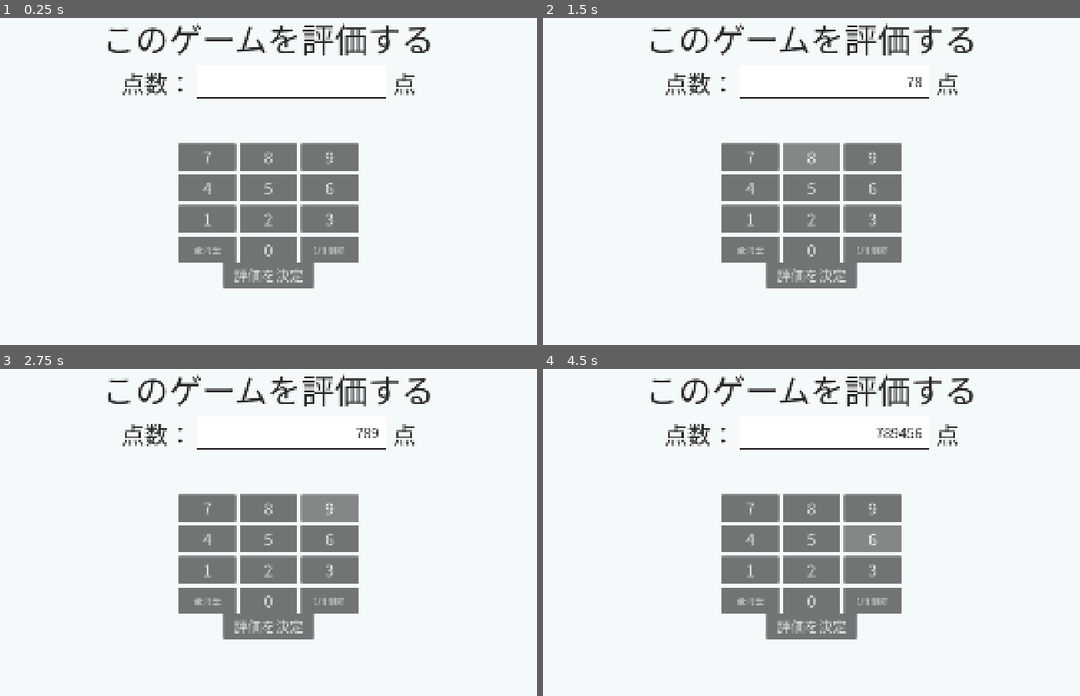
Above: before the commit, frames 1-4 (two rows, left to right).
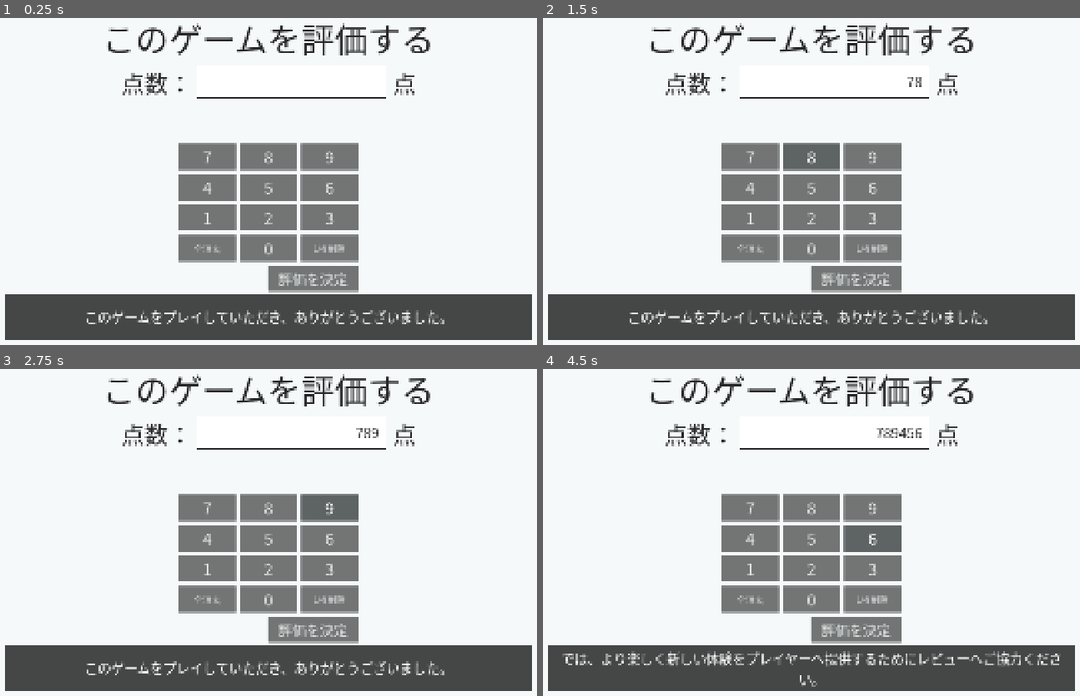
Above: after the commit, the same moments.

Repository: ProteinKoyama/metajam
Game: Godot game, scene res://evaluation_screen.tscn
Two runs of this game, one before a commit and one after it. Both use one fixed random seed, a clock stepped at 60 frames per second and the inputs below. This scene is started directly instead of the project's main scene.
Inputs:
- Up to frame 1 (0.25 s): no input
- Up to frame 2 (1.5 s): click "7" at 0.5 s; click "8" at 1.25 s
- Up to frame 3 (2.75 s): click "9" at 2 s
- Up to frame 4 (4.5 s): click "4" at 2.75 s; click "5" at 3.5 s; click "6" at 4.25 s

The runs differ from the first frame. In frame 1, 17% of the frame differs, in the area x 0-100%, y 40-99%; in frame 2, 17%; in frame 3, 17%; in frame 4, 18%.

Commit message:
Add narrated evaluation results and tidy project settings

Diff:
--- a/evaluation_screen.gd
+++ b/evaluation_screen.gd
@@ -4,7 +4,10 @@
 
 const MAX_SCORE_TEXT := "9223372036854775807"
 const NARRATOR_PATH := "res://narrator.json"
+const SUBTITLE_SECONDS: float = 4.0
 var score_digits: String = ""
+var rating_confirmed: bool = false
+var narrator_lines: Dictionary = {}
 
 @onready var score_value: Label = $Form/Score/Value
 @onready var keypad: GridContainer = $Keypad
@@ -22,13 +25,28 @@
 	confirm.pressed.connect(_confirm_rating)
 	var lines: Variant = JSON.parse_string(FileAccess.get_file_as_string(NARRATOR_PATH))
 	if lines is Dictionary:
-		var request: Variant = lines.get("evaluation_request")
-		if request is String and not request.is_empty():
-			narrator_line.text = request
+		narrator_lines = lines
+	_play_narrator_lines("evaluation_request")
+
+
+func _play_narrator_lines(key: String) -> void:
+	var lines: Variant = narrator_lines.get(key)
+	if not lines is Array:
+		return
+
+	for line in lines:
+		if line is String and not line.is_empty():
+			narrator_line.text = line
 			narrator.show()
+			await get_tree().create_timer(SUBTITLE_SECONDS).timeout
+			if key == "evaluation_request" and rating_confirmed:
+				return
+	narrator.hide()
 
 
 func _on_key_pressed(key: Button) -> void:
+	if rating_confirmed:
+		return
 	match key.name:
 		&"Clear":
 			score_digits = ""
@@ -49,17 +67,32 @@
 
 
 func _confirm_rating() -> void:
-	if ending_blackout.visible:
+	if rating_confirmed:
 		return
 	if score_digits.is_empty():
 		status.text = "点数を入力してください。"
 		return
 
+	var score: int = score_digits.to_int()
+	rating_confirmed = true
+	confirm.disabled = true
 	status.text = "評価を受け付けました。"
 	var focused_control: Control = get_viewport().gui_get_focus_owner()
 	if focused_control != null:
 		focused_control.release_focus()
+	narrator.hide()
+	evaluation_confirmed.emit(score)
+	await _play_narrator_lines(_result_dialogue_key(score))
 	ending_blackout.show()
 	var fade: Tween = create_tween()
 	fade.tween_property(ending_blackout, "color:a", 1.0, 1.0)
-	evaluation_confirmed.emit(score_digits.to_int())
+
+
+func _result_dialogue_key(score: int) -> String:
+	if score <= 0:
+		return "evaluation_result_zero"
+	if score <= 50:
+		return "evaluation_result_low"
+	if score <= 100:
+		return "evaluation_result_mid"
+	return "evaluation_result_high"
--- a/evaluation_screen.tscn
+++ b/evaluation_screen.tscn
@@ -3,11 +3,46 @@
 [ext_resource type="Script" path="res://evaluation_screen.gd" id="1"]
 
 [ext_resource type="FontFile" path="res://Asset/NotoSansJP-Regular.otf" id="2_font"]
+
+[sub_resource type="StyleBoxFlat" id="ButtonNormal"]
+bg_color = Color(0.45, 0.46, 0.46, 1)
+corner_radius_top_left = 2
+corner_radius_top_right = 2
+corner_radius_bottom_left = 2
+corner_radius_bottom_right = 2
+
+[sub_resource type="StyleBoxFlat" id="ButtonHover"]
+bg_color = Color(0.37, 0.39, 0.39, 1)
+corner_radius_top_left = 2
+corner_radius_top_right = 2
+corner_radius_bottom_left = 2
+corner_radius_bottom_right = 2
+
+[sub_resource type="StyleBoxFlat" id="ButtonPressed"]
+bg_color = Color(0.29, 0.31, 0.31, 1)
+corner_radius_top_left = 2
+corner_radius_top_right = 2
+corner_radius_bottom_left = 2
+corner_radius_bottom_right = 2
+
+[sub_resource type="StyleBoxFlat" id="ButtonDisabled"]
+bg_color = Color(0.57, 0.58, 0.58, 1)
+corner_radius_top_left = 2
+corner_radius_top_right = 2
+corner_radius_bottom_left = 2
+corner_radius_bottom_right = 2
 
 [sub_resource type="Theme" id="EvaluationTheme"]
 default_font = ExtResource("2_font")
 default_font_size = 40
 Label/colors/font_color = Color(0.15, 0.15, 0.15, 1)
+Button/colors/font_color = Color(0.89, 0.9, 0.9, 1)
+Button/colors/font_hover_color = Color(1, 1, 1, 1)
+Button/colors/font_pressed_color = Color(1, 1, 1, 1)
+Button/styles/normal = SubResource("ButtonNormal")
+Button/styles/hover = SubResource("ButtonHover")
+Button/styles/pressed = SubResource("ButtonPressed")
+Button/styles/disabled = SubResource("ButtonDisabled")
 
 [sub_resource type="StyleBoxFlat" id="ScoreBox"]
 bg_color = Color(1, 1, 1, 1)
@@ -98,90 +133,90 @@
 offset_left = -258.0
 offset_top = -624.0
 offset_right = 258.0
-offset_bottom = -300.0
+offset_bottom = -284.0
 theme_override_constants/h_separation = 12
 theme_override_constants/v_separation = 12
 columns = 3
 
 [node name="Seven" type="Button" parent="Keypad"]
-custom_minimum_size = Vector2(164, 72)
+custom_minimum_size = Vector2(164, 76)
 layout_mode = 2
 theme_override_font_sizes/font_size = 46
 mouse_default_cursor_shape = 2
 text = "7"
 
 [node name="Eight" type="Button" parent="Keypad"]
-custom_minimum_size = Vector2(164, 72)
+custom_minimum_size = Vector2(164, 76)
 layout_mode = 2
 theme_override_font_sizes/font_size = 46
 mouse_default_cursor_shape = 2
 text = "8"
 
 [node name="Nine" type="Button" parent="Keypad"]
-custom_minimum_size = Vector2(164, 72)
+custom_minimum_size = Vector2(164, 76)
 layout_mode = 2
 theme_override_font_sizes/font_size = 46
 mouse_default_cursor_shape = 2
 text = "9"
 
 [node name="Four" type="Button" parent="Keypad"]
-custom_minimum_size = Vector2(164, 72)
+custom_minimum_size = Vector2(164, 76)
 layout_mode = 2
 theme_override_font_sizes/font_size = 46
 mouse_default_cursor_shape = 2
 text = "4"
 
 [node name="Five" type="Button" parent="Keypad"]
-custom_minimum_size = Vector2(164, 72)
+custom_minimum_size = Vector2(164, 76)
 layout_mode = 2
 theme_override_font_sizes/font_size = 46
 mouse_default_cursor_shape = 2
 text = "5"
 
 [node name="Six" type="Button" parent="Keypad"]
-custom_minimum_size = Vector2(164, 72)
+custom_minimum_size = Vector2(164, 76)
 layout_mode = 2
 theme_override_font_sizes/font_size = 46
 mouse_default_cursor_shape = 2
 text = "6"
 
 [node name="One" type="Button" parent="Keypad"]
-custom_minimum_size = Vector2(164, 72)
+custom_minimum_size = Vector2(164, 76)
 layout_mode = 2
 theme_override_font_sizes/font_size = 46
 mouse_default_cursor_shape = 2
 text = "1"
 
 [node name="Two" type="Button" parent="Keypad"]
-custom_minimum_size = Vector2(164, 72)
+custom_minimum_size = Vector2(164, 76)
 layout_mode = 2
 theme_override_font_sizes/font_size = 46
 mouse_default_cursor_shape = 2
 text = "2"
 
 [node name="Three" type="Button" parent="Keypad"]
-custom_minimum_size = Vector2(164, 72)
+custom_minimum_size = Vector2(164, 76)
 layout_mode = 2
 theme_override_font_sizes/font_size = 46
 mouse_default_cursor_shape = 2
 text = "3"
 
 [node name="Clear" type="Button" parent="Keypad"]
-custom_minimum_size = Vector2(164, 72)
+custom_minimum_size = Vector2(164, 76)
 layout_mode = 2
 theme_override_font_sizes/font_size = 26
 mouse_default_cursor_shape = 2
 text = "全消去"
 
 [node name="Zero" type="Button" parent="Keypad"]
-custom_minimum_size = Vector2(164, 72)
+custom_minimum_size = Vector2(164, 76)
 layout_mode = 2
 theme_override_font_sizes/font_size = 46
 mouse_default_cursor_shape = 2
 text = "0"
 
 [node name="Erase" type="Button" parent="Keypad"]
-custom_minimum_size = Vector2(164, 72)
+custom_minimum_size = Vector2(164, 76)
 layout_mode = 2
 theme_override_font_sizes/font_size = 26
 mouse_default_cursor_shape = 2
@@ -192,10 +227,10 @@
 anchor_top = 1.0
 anchor_right = 0.5
 anchor_bottom = 1.0
-offset_left = -130.0
-offset_top = -282.0
-offset_right = 130.0
-offset_bottom = -208.0
+offset_left = -2.0
+offset_top = -270.0
+offset_right = 258.0
+offset_bottom = -198.0
 text = "評価を決定"
 mouse_default_cursor_shape = 2
 
--- a/narrator.json
+++ b/narrator.json
@@ -17,6 +17,32 @@
 	"今までのゲームを総合して、私のゲームの評価にご協力いただければ幸いです。",
     "それを元に、より楽しいゲームを皆さんに提供できるよう、励んでいきます。"
   ],
+  "evaluation_request": [
+	"このゲームをプレイしていただき、ありがとうございました。",
+    "では、より楽しく新しい体験をプレイヤーへ提供するためにレビューへご協力ください。"
+  ],
+  "evaluation_result_zero": [
+	"私の作品が気に入らなかったようで残念です。",
+	"あなたの琴線に触れるような作品を作れるよう、精進します。",
+	"ローグライト、ADV、カードバトル。",
+    "よりあなたが楽しめるような作品をこれからも作っていきます。"
+  ],
+  "evaluation_result_low": [
+	"私の作品を評価していただき、ありがとうございます。",
+	"今のゲームでは足りない部分を再度認識することができました。",
+    "あなたのレビューを活かし、より素晴らしい体験を提供できるように精進していきます。"
+  ],
+  "evaluation_result_mid": [
+	"私の作品を評価していただき、ありがとうございます。",
+	"このゲームがあなたにポジティブな体験を提供できたなら何よりです。",
+    "これからも、より面白いゲームをあなたに提供できるよう制作を続けていきたいと思います。"
+  ],
+  "evaluation_result_high": [
+	"まさかここまで高評価をいただけるとは思っていませんでした。",
+	"私から最大限の感謝をお伝えします。",
+	"きっと、この作品がランキングに乗る日も来るかと思います。",
+    "その日が来るのは、あなたのおかげでしょう。"
+  ],
   "typing_idle": "どうしましたか？指が止まっていますが、楽しめているでしょうか？",
   "typing_comments": [
 	"あなたは今、最高鮮度の体験を提供されています！",
--- a/title_screen.gd
+++ b/title_screen.gd
@@ -18,15 +18,20 @@
 
 func _ready() -> void:
 	license_text.text = Engine.get_license_text()
-	var font_license: String = FileAccess.get_file_as_string("res://Asset/NotoSansJP-OFL.txt")
-	if not font_license.is_empty():
-		license_text.text += "\n\nNoto Sans JP\n\n" + font_license
+	_append_font_license("Noto Sans JP", "res://Asset/NotoSansJP-OFL.txt")
+	_append_font_license("DotGothic16", "res://Asset/DotGothic16-OFL.txt")
 	var saved: ConfigFile = ConfigFile.new()
 	saved.load(AUDIO_SETTINGS_PATH)
 	var previous_bgm_volume: Variant = saved.get_value("volume", "BGM", 100.0)
 	volume_slider.value = clampf(float(saved.get_value("volume", "Master", previous_bgm_volume)), 0.0, 100.0)
 	volume_slider.value_changed.connect(_apply_volume)
 	_apply_volume(volume_slider.value)
+
+
+func _append_font_license(font_name: String, path: String) -> void:
+	var font_license: String = FileAccess.get_file_as_string(path)
+	if not font_license.is_empty():
+		license_text.text += "\n\n%s\n\n%s" % [font_name, font_license]
 
 
 func _unhandled_key_input(event: InputEvent) -> void:
--- a/title_screen.tscn
+++ b/title_screen.tscn
@@ -1,14 +1,14 @@
-[gd_scene format=3]
-
-[ext_resource type="Script" path="res://title_screen.gd" id="1_title"]
-[ext_resource type="Texture2D" path="res://Asset/screen4.png" id="2_background"]
-[ext_resource type="Texture2D" path="res://Asset/yusha.png" id="3_hero"]
-[ext_resource type="FontFile" path="res://Asset/NotoSansJP-Regular.otf" id="4_font"]
-[ext_resource type="Texture2D" path="res://Asset/title_settings.svg" id="5_settings"]
-[ext_resource type="Texture2D" path="res://Asset/title_volume.svg" id="6_volume"]
-[ext_resource type="Texture2D" path="res://Asset/title_slider_thumb.svg" id="7_thumb"]
-
-[ext_resource type="Texture2D" path="res://Asset/icon_saikin.png" id="8_saikin"]
+[gd_scene format=3 uid="uid://b51d86x2d8u1b"]
+
+[ext_resource type="Script" uid="uid://b1wpgo4ibitnk" path="res://title_screen.gd" id="1_title"]
+[ext_resource type="Texture2D" uid="uid://ce5c5o7uov36w" path="res://Asset/screen4.png" id="2_background"]
+[ext_resource type="Texture2D" uid="uid://boga6mts2kr12" path="res://Asset/yusha.png" id="3_hero"]
+[ext_resource type="FontFile" uid="uid://otrgh6crahlj" path="res://Asset/NotoSansJP-Regular.otf" id="4_font"]
+[ext_resource type="Texture2D" uid="uid://j0iluow2tgij" path="res://Asset/title_settings.svg" id="5_settings"]
+[ext_resource type="Texture2D" uid="uid://c1prlljy4fshi" path="res://Asset/title_volume.svg" id="6_volume"]
+[ext_resource type="Texture2D" uid="uid://bbdwdoy5s6f60" path="res://Asset/title_slider_thumb.svg" id="7_thumb"]
+[ext_resource type="Texture2D" uid="uid://kpqmkajvnebi" path="res://Asset/Shiratama.png" id="8_8vmu4"]
+[ext_resource type="Texture2D" uid="uid://571hi7sy2mvm" path="res://Asset/icon_saikin.png" id="8_saikin"]
 
 [sub_resource type="Theme" id="DesktopTheme"]
 default_font = ExtResource("4_font")
@@ -23,41 +23,41 @@
 border_color = Color(0.74, 0.8, 0.87, 1)
 corner_radius_top_left = 18
 corner_radius_top_right = 18
+corner_radius_bottom_right = 18
 corner_radius_bottom_left = 18
-corner_radius_bottom_right = 18
 shadow_color = Color(0.08, 0.13, 0.22, 0.32)
 shadow_size = 20
 shadow_offset = Vector2(0, 10)
 
 [sub_resource type="StyleBoxFlat" id="SliderTrack"]
-bg_color = Color(0.71, 0.76, 0.82, 1)
 content_margin_top = 3.0
 content_margin_bottom = 3.0
+bg_color = Color(0.71, 0.76, 0.82, 1)
 corner_radius_top_left = 3
 corner_radius_top_right = 3
+corner_radius_bottom_right = 3
 corner_radius_bottom_left = 3
-corner_radius_bottom_right = 3
 
 [sub_resource type="StyleBoxFlat" id="SliderFill"]
-bg_color = Color(0.12, 0.42, 0.79, 1)
 content_margin_top = 3.0
 content_margin_bottom = 3.0
+bg_color = Color(0.12, 0.42, 0.79, 1)
 corner_radius_top_left = 3
 corner_radius_top_right = 3
+corner_radius_bottom_right = 3
 corner_radius_bottom_left = 3
-corner_radius_bottom_right = 3
-
-[node name="TitleScreen" type="Control"]
+
+[node name="TitleScreen" type="Control" unique_id=686369452]
 layout_mode = 3
 anchors_preset = 15
 anchor_right = 1.0
 anchor_bottom = 1.0
 grow_horizontal = 2
 grow_vertical = 2
+theme = SubResource("DesktopTheme")
 script = ExtResource("1_title")
-theme = SubResource("DesktopTheme")
-
-[node name="Background" type="TextureRect" parent="."]
+
+[node name="Background" type="TextureRect" parent="." unique_id=1022748843]
 layout_mode = 1
 anchors_preset = 15
 anchor_right = 1.0
@@ -68,7 +68,7 @@
 texture = ExtResource("2_background")
 expand_mode = 1
 
-[node name="HeroButton" type="TextureButton" parent="."]
+[node name="HeroButton" type="TextureButton" parent="." unique_id=552802951]
 layout_mode = 0
 offset_left = 415.0
 offset_top = 245.0
@@ -79,20 +79,47 @@
 ignore_texture_size = true
 stretch_mode = 5
 
-[node name="Taskbar" type="ColorRect" parent="."]
+[node name="Taskbar" type="ColorRect" parent="." unique_id=1187348236]
+layout_mode = 0
 anchor_top = 1.0
 anchor_right = 1.0
 anchor_bottom = 1.0
 offset_top = -76.0
 color = Color(0.89, 0.94, 0.99, 1)
 
-[node name="Modal" type="ColorRect" parent="."]
+[node name="Settings" type="TextureButton" parent="Taskbar" unique_id=1113856702]
+layout_mode = 0
+offset_left = 26.0
+offset_top = 10.0
+offset_right = 82.0
+offset_bottom = 66.0
+tooltip_text = "設定"
+mouse_default_cursor_shape = 2
+texture_normal = ExtResource("5_settings")
+ignore_texture_size = true
+stretch_mode = 5
+
+[node name="Sound" type="TextureButton" parent="Taskbar" unique_id=1961669883]
+layout_mode = 0
+offset_left = 106.0
+offset_top = 10.0
+offset_right = 162.0
+offset_bottom = 66.0
+tooltip_text = "音量調節"
+mouse_default_cursor_shape = 2
+texture_normal = ExtResource("6_volume")
+ignore_texture_size = true
+stretch_mode = 5
+
+[node name="Modal" type="ColorRect" parent="." unique_id=1441547207]
 visible = false
+layout_mode = 0
 anchor_right = 1.0
 anchor_bottom = 1.0
-color = Color(0.10, 0.17, 0.26, 0.32)
-
-[node name="Window" type="Panel" parent="Modal"]
+color = Color(0.1, 0.17, 0.26, 0.32)
+
+[node name="Window" type="Panel" parent="Modal" unique_id=980376709]
+layout_mode = 0
 anchor_left = 0.5
 anchor_top = 0.5
 anchor_right = 0.5
@@ -103,29 +130,8 @@
 offset_bottom = 405.0
 theme_override_styles/panel = SubResource("WindowSurface")
 
-[node name="Settings" type="TextureButton" parent="Taskbar"]
-offset_left = 26.0
-offset_top = 10.0
-offset_right = 82.0
-offset_bottom = 66.0
-texture_normal = ExtResource("5_settings")
-ignore_texture_size = true
-stretch_mode = 5
-mouse_default_cursor_shape = 2
-tooltip_text = "設定"
-
-[node name="Sound" type="TextureButton" parent="Taskbar"]
-offset_left = 106.0
-offset_top = 10.0
-offset_right = 162.0
-offset_bottom = 66.0
-texture_normal = ExtResource("6_volume")
-ignore_texture_size = true
-stretch_mode = 5
-mouse_default_cursor_shape = 2
-tooltip_text = "音量調節"
-
-[node name="Heading" type="Label" parent="Modal/Window"]
+[node name="Heading" type="Label" parent="Modal/Window" unique_id=350872424]
+layout_mode = 0
 offset_left = 40.0
 offset_top = 20.0
 offset_right = 1220.0
@@ -133,46 +139,47 @@
 theme_override_colors/font_color = Color(0.12, 0.19, 0.27, 1)
 theme_override_font_sizes/font_size = 42
 text = "設定"
-horizontal_alignment = 0
-vertical_alignment = 1
-
-[node name="Close" type="Button" parent="Modal/Window"]
+vertical_alignment = 1
+
+[node name="Close" type="Button" parent="Modal/Window" unique_id=473670039]
+layout_mode = 0
 offset_left = 1320.0
 offset_top = 20.0
 offset_right = 1398.0
 offset_bottom = 84.0
+tooltip_text = "閉じる"
+mouse_default_cursor_shape = 2
+theme_override_font_sizes/font_size = 40
 text = "×"
-theme_override_font_sizes/font_size = 40
-mouse_default_cursor_shape = 2
-tooltip_text = "閉じる"
-
-[node name="Divider" type="ColorRect" parent="Modal/Window"]
+
+[node name="Divider" type="ColorRect" parent="Modal/Window" unique_id=1303185570]
+layout_mode = 0
 offset_left = 24.0
 offset_top = 100.0
 offset_right = 1416.0
 offset_bottom = 102.0
+mouse_filter = 2
 color = Color(0.79, 0.83, 0.88, 1)
-mouse_filter = 2
-
-[node name="Credits" type="Control" parent="Modal/Window"]
+
+[node name="Credits" type="Control" parent="Modal/Window" unique_id=260783299]
+anchors_preset = 0
 offset_left = 56.0
 offset_top = 130.0
 offset_right = 1384.0
 offset_bottom = 764.0
 mouse_filter = 2
 
-[node name="Developer" type="Label" parent="Modal/Window/Credits"]
-offset_left = 0.0
-offset_top = 0.0
+[node name="Developer" type="Label" parent="Modal/Window/Credits" unique_id=193815442]
+layout_mode = 0
 offset_right = 1328.0
 offset_bottom = 58.0
 theme_override_colors/font_color = Color(0.12, 0.19, 0.27, 1)
 theme_override_font_sizes/font_size = 40
 text = "ゲーム開発"
-horizontal_alignment = 0
-vertical_alignment = 1
-
-[node name="DeveloperIcon" type="TextureRect" parent="Modal/Window/Credits"]
+vertical_alignment = 1
+
+[node name="DeveloperIcon" type="TextureRect" parent="Modal/Window/Credits" unique_id=1696045914]
+layout_mode = 0
 offset_top = 70.0
 offset_right = 112.0
 offset_bottom = 182.0
@@ -181,7 +188,8 @@
 expand_mode = 1
 stretch_mode = 5
 
-[node name="DeveloperName" type="Label" parent="Modal/Window/Credits"]
+[node name="DeveloperName" type="Label" parent="Modal/Window/Credits" unique_id=864194090]
+layout_mode = 0
 offset_left = 144.0
 offset_top = 70.0
 offset_right = 1328.0
@@ -191,7 +199,8 @@
 text = "さいきん"
 vertical_alignment = 1
 
-[node name="DeveloperRole" type="Label" parent="Modal/Window/Credits"]
+[node name="DeveloperRole" type="Label" parent="Modal/Window/Credits" unique_id=733167599]
+layout_mode = 0
 offset_left = 144.0
 offset_top = 128.0
 offset_right = 1328.0
@@ -201,15 +210,18 @@
 text = "アート/エンジニア"
 vertical_alignment = 1
 
-[node name="SoundIcon" type="TextureRect" parent="Modal/Window/Credits"]
+[node name="SoundIcon" type="TextureRect" parent="Modal/Window/Credits" unique_id=1226167138]
+layout_mode = 0
 offset_top = 194.0
 offset_right = 112.0
 offset_bottom = 294.0
 mouse_filter = 2
+texture = ExtResource("8_8vmu4")
 expand_mode = 1
 stretch_mode = 5
 
-[node name="SoundName" type="Label" parent="Modal/Window/Credits"]
+[node name="SoundName" type="Label" parent="Modal/Window/Credits" unique_id=699321472]
+layout_mode = 0
 offset_left = 144.0
 offset_top = 194.0
 offset_right = 1328.0
@@ -219,7 +231,8 @@
 text = "しらたま(蛮族P)"
 vertical_alignment = 1
 
-[node name="SoundRole" type="Label" parent="Modal/Window/Credits"]
+[node name="SoundRole" type="Label" parent="Modal/Window/Credits" unique_id=15363867]
+layout_mode = 0
 offset_left = 144.0
 offset_top = 248.0
 offset_right = 1328.0
@@ -229,7 +242,8 @@
 text = "サウンド/エンジニア"
 vertical_alignment = 1
 
-[node name="ScenarioIcon" type="TextureRect" parent="Modal/Window/Credits"]
+[node name="ScenarioIcon" type="TextureRect" parent="Modal/Window/Credits" unique_id=1404511827]
+layout_mode = 0
 offset_top = 306.0
 offset_right = 112.0
 offset_bottom = 406.0
@@ -237,7 +251,8 @@
 expand_mode = 1
 stretch_mode = 5
 
-[node name="ScenarioName" type="Label" parent="Modal/Window/Credits"]
+[node name="ScenarioName" type="Label" parent="Modal/Window/Credits" unique_id=1620405858]
+layout_mode = 0
 offset_left = 144.0
 offset_top = 306.0
 offset_right = 1328.0
@@ -247,7 +262,8 @@
 text = "AZALEA"
 vertical_alignment = 1
 
-[node name="ScenarioRole" type="Label" parent="Modal/Window/Credits"]
+[node name="ScenarioRole" type="Label" parent="Modal/Window/Credits" unique_id=1372319977]
+layout_mode = 0
 offset_left = 144.0
 offset_top = 360.0
 offset_right = 1328.0
@@ -257,35 +273,37 @@
 text = "シナリオ"
 vertical_alignment = 1
 
-[node name="LicenseTitle" type="Label" parent="Modal/Window/Credits"]
-offset_left = 0.0
+[node name="LicenseTitle" type="Label" parent="Modal/Window/Credits" unique_id=1520694744]
+layout_mode = 0
 offset_top = 422.0
 offset_right = 1328.0
 offset_bottom = 468.0
 theme_override_colors/font_color = Color(0.12, 0.19, 0.27, 1)
 theme_override_font_sizes/font_size = 34
 text = "Godot・フォントのライセンス"
-horizontal_alignment = 0
-vertical_alignment = 1
-
-[node name="License" type="RichTextLabel" parent="Modal/Window/Credits"]
-offset_left = 0.0
+vertical_alignment = 1
+
+[node name="License" type="RichTextLabel" parent="Modal/Window/Credits" unique_id=781222922]
+layout_mode = 0
 offset_top = 482.0
 offset_right = 1328.0
 offset_bottom = 634.0
+focus_mode = 2
 theme_override_colors/default_color = Color(0.16, 0.23, 0.31, 1)
 theme_override_font_sizes/normal_font_size = 30
 selection_enabled = true
 
-[node name="Mixer" type="Control" parent="Modal/Window"]
+[node name="Mixer" type="Control" parent="Modal/Window" unique_id=1987271154]
+visible = false
+anchors_preset = 0
 offset_left = 56.0
 offset_top = 130.0
 offset_right = 1384.0
 offset_bottom = 764.0
-visible = false
-mouse_filter = 2
-
-[node name="VolumeLabel" type="Label" parent="Modal/Window/Mixer"]
+mouse_filter = 2
+
+[node name="VolumeLabel" type="Label" parent="Modal/Window/Mixer" unique_id=725620376]
+layout_mode = 0
 offset_left = 54.0
 offset_top = 280.0
 offset_right = 244.0
@@ -293,24 +311,24 @@
 theme_override_colors/font_color = Color(0.12, 0.19, 0.27, 1)
 theme_override_font_sizes/font_size = 40
 text = "全体音量"
-horizontal_alignment = 0
-vertical_alignment = 1
-
-[node name="VolumeSlider" type="HSlider" parent="Modal/Window/Mixer"]
+vertical_alignment = 1
+
+[node name="VolumeSlider" type="HSlider" parent="Modal/Window/Mixer" unique_id=121664139]
+layout_mode = 0
 offset_left = 256.0
 offset_top = 280.0
 offset_right = 1124.0
 offset_bottom = 354.0
+mouse_default_cursor_shape = 2
 theme_override_icons/grabber = ExtResource("7_thumb")
 theme_override_icons/grabber_highlight = ExtResource("7_thumb")
 theme_override_styles/slider = SubResource("SliderTrack")
 theme_override_styles/grabber_area = SubResource("SliderFill")
 theme_override_styles/grabber_area_highlight = SubResource("SliderFill")
-step = 1.0
 value = 100.0
-mouse_default_cursor_shape = 2
-
-[node name="VolumeValue" type="Label" parent="Modal/Window/Mixer"]
+
+[node name="VolumeValue" type="Label" parent="Modal/Window/Mixer" unique_id=1231026417]
+layout_mode = 0
 offset_left = 1150.0
 offset_top = 280.0
 offset_right = 1274.0
Not shown, added: Asset/DotGothic16-OFL.txt
Binary file added: Asset/Shiratama.png
Not shown, added: Asset/Shiratama.png.import
Not shown, changed: export_presets.cfg
